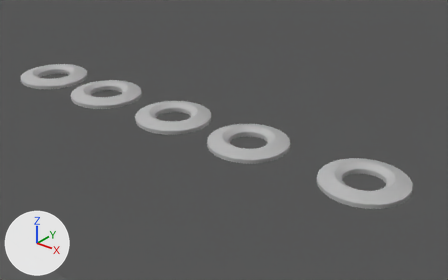
The Blender file models/disk.blend as it was, and as the next commit left it.
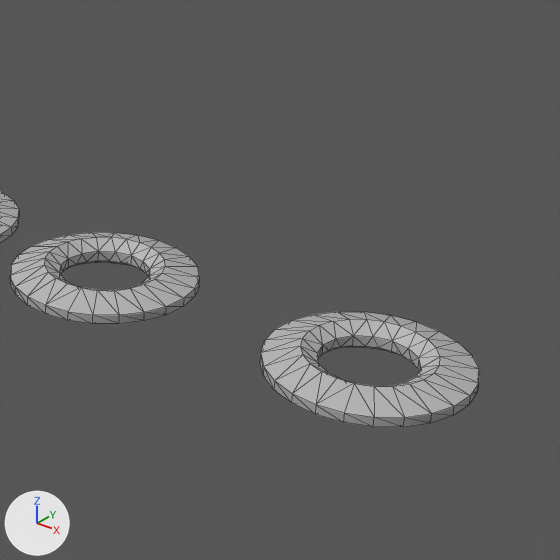
There are two pictures of each version: one whole from a 50 mm lens placed at (0.569, -1.269, 0.768), pointed at (-0.488, 0.053, -0.052), one close up on the part from 45% to 100% of the width and 8% to 95% of the height. The lights are fixed; the arrows at lower left show +X, +Y and +Z. The close-ups show mesh edges as thin lines.

Objects in the first close-up: 'Cube', 'disk body orange', 'disk body red', 'disk body white'.
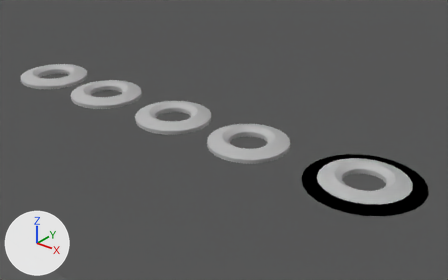
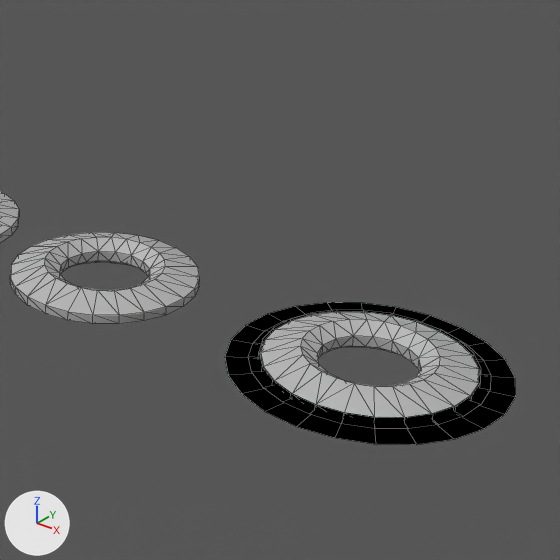
What differs and where, as boxes [x1, y1, x2, y2] in the close-ups (560 x 560 px; the box of a moved part takes in the faces that stretch with it):
'disk lame', recoloured, reshaped, rescaled (not visible before): after [225, 303, 516, 445]
part 1 of me_disk_lame, moved or reshaped (not visible before): after [225, 303, 516, 445]
part 2 of me_disk_lame, moved or reshaped (not visible before): after [258, 310, 481, 423]
part 3 of me_disk_lame, moved or reshaped (not visible before): after [249, 319, 491, 429]

The edits, one by one:
Material 'disk halo' (mat_disk_halo) changes colour from white #e7e7e7 to black #000000; in linear values from (0.8, 0.8, 0.8) to (0.0, 0.0, 0.0).
Material 'lame' (mat_lame) changes colour from white #e7e7e7 to black #000000; in linear values from (0.8, 0.8, 0.8) to (0.0, 0.0, 0.0).
me_disk_lame is used by ob_disk_lame; parent ob_disk_body_orange; location (0.0, -0.000101, 0.0); scale (0.867, 0.867, 0.867).
me_disk_lame had 224 vertices, 96 faces, 32 loose edges and spanned x -0.127..0.127, y -0.127..0.127, z -0.008..0.007.
me_disk_lame now has 176 vertices, 72 faces, 32 loose edges and spans x -0.116..0.116, y -0.116..0.116, z -0.006..0.005.
me_disk_lame part 1: the loose piece of 48 vertices spanning x -0.127..0.127, y -0.127..0.127, z -0.001 is scaled about its middle by 0.907.
me_disk_lame part 2: the loose piece of 48 vertices spanning x -0.092..0.092, y -0.092..0.092, z -0.008..0.007 is scaled about its middle by (0.958, 0.958, 0.759).
Part 3, on me_disk_lame:
24 vertices move from x -0.101..0.101, y -0.101..0.101, z 0.0 to x -0.096..0.096, y -0.096..0.096, z 0.0.
Object 'disk lame' (ob_disk_lame) is rescaled from (0.867, 0.867, 0.867) to (1.34, 1.34, 1.34).
